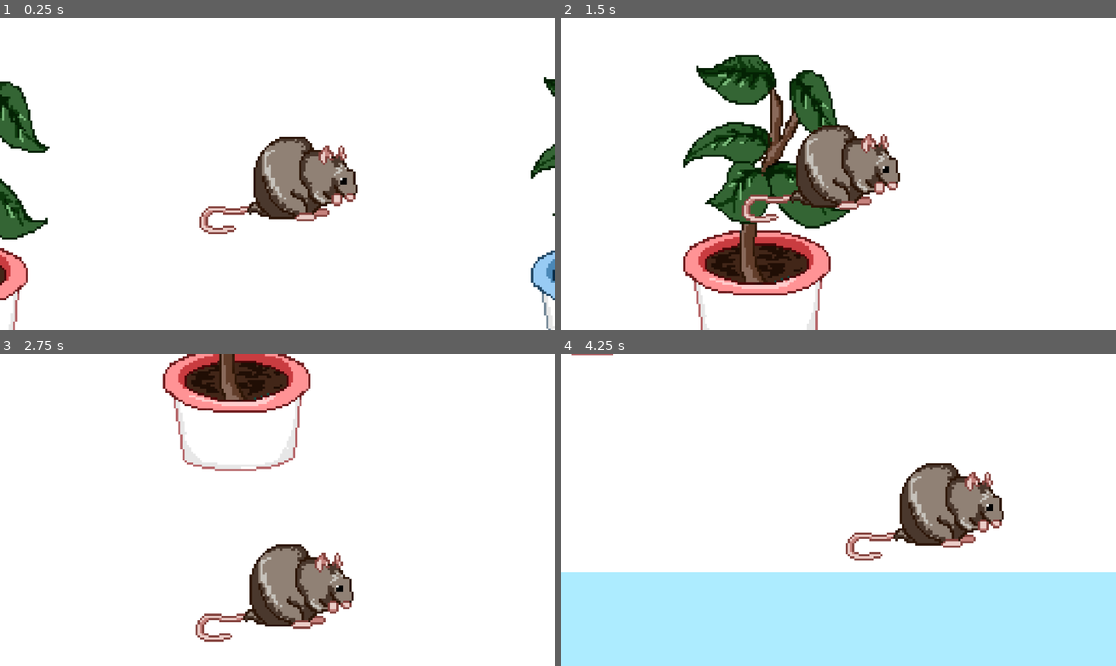
Above: before the commit, frames 1-4 (two rows, left to right).
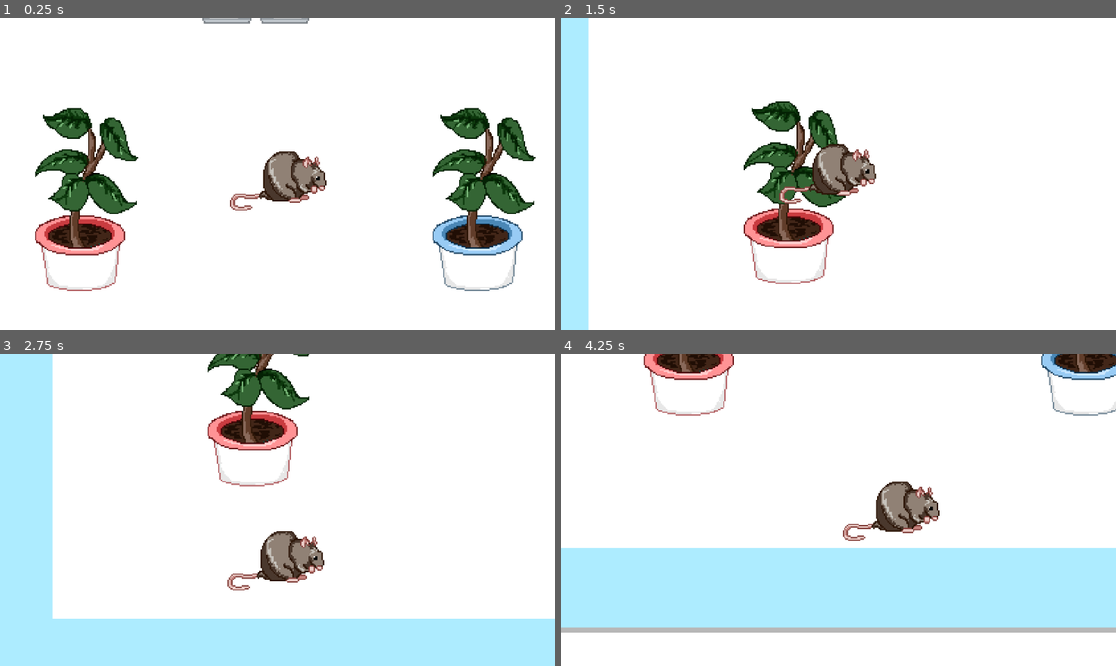
Above: after the commit, the same moments.

Repository: eeMalm/BrackeysGameJam
Game: Godot game, scene res://Scenes/Main.tscn
Same seed, same stepped clock (60 frames per second), same inputs: the game is played once before the commit and once after it.
Inputs:
- Up to frame 1 (0.25 s): no input
- Up to frame 2 (1.5 s): hold A (A) 0.53-1.28 s; tap D (D) at 0.8, 1.35 s
- Up to frame 3 (2.75 s): tap S (S) at 1.55 s; hold S (S) from 2.03 s (still down); tap A (A) at 2.3 s
- Up to frame 4 (4.25 s): release S (S) at 2.78 s; tap A (A) at 2.85 s; tap D (D) at 3.05 s; hold D (D) from 3.53 s (still down); tap S (S) at 3.8 s

The runs differ from the first frame. In frame 1, 18% of the frame differs, in the area x 0-100%, y 0-100%; in frame 2, 22%; in frame 3, 34%; in frame 4, 28%.

Commit message:
combat adjustments
-scene now switches to combat when human sees the rat
-code for broom attack

Diff:
--- a/nothingcangowrong/Scenes/Main.tscn
+++ b/nothingcangowrong/Scenes/Main.tscn
@@ -309,7 +309,7 @@
 position = Vector2(0, 17)
 
 [node name="Camera2D" type="Camera2D" parent="."]
-zoom = Vector2(4.5, 4.5)
+zoom = Vector2(2.75, 2.75)
 script = ExtResource("2_4cdu1")
 
 [node name="TileMap" type="TileMap" parent="."]
--- a/nothingcangowrong/Scenes/broom_attack.tscn
+++ b/nothingcangowrong/Scenes/broom_attack.tscn
@@ -1,18 +1,21 @@
 [gd_scene load_steps=4 format=3 uid="uid://cny1cv5n5xpl"]
 
 [ext_resource type="Script" path="res://Scripts/broom_attack.gd" id="1_nj1gw"]
-[ext_resource type="Texture2D" uid="uid://drwxeeesldrt" path="res://Assets/broomPlaceHolder.png" id="2_ephrv"]
+[ext_resource type="Texture2D" uid="uid://uxkdl06c1v8x" path="res://Assets/broom.png" id="2_6yt02"]
 
-[sub_resource type="CircleShape2D" id="CircleShape2D_dmgcl"]
+[sub_resource type="CapsuleShape2D" id="CapsuleShape2D_tr47b"]
+radius = 43.0
+height = 102.0
 
 [node name="Broom Attack" type="CharacterBody2D"]
 script = ExtResource("1_nj1gw")
 
 [node name="Sprite2D" type="Sprite2D" parent="."]
 texture_filter = 1
-texture = ExtResource("2_ephrv")
+position = Vector2(-2, -132)
+texture = ExtResource("2_6yt02")
 flip_h = true
 
 [node name="CollisionShape2D" type="CollisionShape2D" parent="."]
-position = Vector2(7, 7)
-shape = SubResource("CircleShape2D_dmgcl")
+position = Vector2(-2, -1)
+shape = SubResource("CapsuleShape2D_tr47b")
--- a/nothingcangowrong/Scenes/combat.gd
+++ b/nothingcangowrong/Scenes/combat.gd
@@ -5,8 +5,7 @@
 func _ready() -> void:
 	# accessing Health from rat.gd here, whenevr changing Health locally, please also update the variable in rat.gd
 	# I tried finding a smart solution, but gdscript doesnt have pointers so its best to just assign back and forth
-	Health = get_node("root/Main/Rat").Health
-
+	Health = get_node("Rat").Health
 
 # Called every frame. 'delta' is the elapsed time since the previous frame.
 func _process(delta: float) -> void:
--- a/nothingcangowrong/Scenes/combat.tscn
+++ b/nothingcangowrong/Scenes/combat.tscn
@@ -11,10 +11,14 @@
 
 [node name="Rat" parent="." instance=ExtResource("1_6c3sh")]
 position = Vector2(537, 314)
+collision_layer = 3
+collision_mask = 3
 
 [node name="Timer" type="Timer" parent="."]
 
 [node name="Broom Attack" parent="." instance=ExtResource("3_s0uu2")]
-position = Vector2(695, 395)
+position = Vector2(1101, 416)
+collision_layer = 2
+collision_mask = 2
 
 [connection signal="timeout" from="Timer" to="." method="_on_timer_timeout"]
--- a/nothingcangowrong/Scenes/stomp_attack.tscn
+++ b/nothingcangowrong/Scenes/stomp_attack.tscn
@@ -1,48 +1,16 @@
-[gd_scene load_steps=9 format=3 uid="uid://clu266ihwrvks"]
+[gd_scene load_steps=4 format=3 uid="uid://clu266ihwrvks"]
 
-[ext_resource type="Texture2D" uid="uid://cicfiucnqtgls" path="res://Assets/stompSpriteSheetPlaceholder.png" id="1_ffxip"]
+[ext_resource type="Texture2D" uid="uid://rv8vf2p1trqk" path="res://Assets/boot.png" id="1_yjv3q"]
 
-[sub_resource type="AtlasTexture" id="AtlasTexture_00cjy"]
-atlas = ExtResource("1_ffxip")
-region = Rect2(0, 0, 32, 32)
-
-[sub_resource type="AtlasTexture" id="AtlasTexture_oj7mp"]
-atlas = ExtResource("1_ffxip")
-region = Rect2(32, 0, 32, 32)
-
-[sub_resource type="AtlasTexture" id="AtlasTexture_hfbt6"]
-atlas = ExtResource("1_ffxip")
-region = Rect2(64, 0, 32, 32)
-
-[sub_resource type="AtlasTexture" id="AtlasTexture_fwd87"]
-atlas = ExtResource("1_ffxip")
-region = Rect2(96, 0, 32, 32)
-
-[sub_resource type="AtlasTexture" id="AtlasTexture_j4ax7"]
-atlas = ExtResource("1_ffxip")
-region = Rect2(128, 0, 32, 32)
-
-[sub_resource type="SpriteFrames" id="SpriteFrames_qt5fn"]
+[sub_resource type="SpriteFrames" id="SpriteFrames_qobw2"]
 animations = [{
 "frames": [{
 "duration": 1.0,
-"texture": SubResource("AtlasTexture_00cjy")
-}, {
-"duration": 1.0,
-"texture": SubResource("AtlasTexture_oj7mp")
-}, {
-"duration": 1.0,
-"texture": SubResource("AtlasTexture_hfbt6")
-}, {
-"duration": 1.0,
-"texture": SubResource("AtlasTexture_fwd87")
-}, {
-"duration": 1.0,
-"texture": SubResource("AtlasTexture_j4ax7")
+"texture": ExtResource("1_yjv3q")
 }],
 "loop": true,
 "name": &"default",
-"speed": 4.0
+"speed": 5.0
 }]
 
 [sub_resource type="CircleShape2D" id="CircleShape2D_nv2ad"]
@@ -53,9 +21,7 @@
 texture_filter = 1
 position = Vector2(-0.999992, -3)
 scale = Vector2(5.71875, 5)
-sprite_frames = SubResource("SpriteFrames_qt5fn")
-frame = 4
-frame_progress = 0.349684
+sprite_frames = SubResource("SpriteFrames_qobw2")
 
 [node name="Area2D" type="Area2D" parent="."]
 
--- a/nothingcangowrong/Scripts/broom_attack.gd
+++ b/nothingcangowrong/Scripts/broom_attack.gd
@@ -1,10 +1,14 @@
 extends CharacterBody2D
 
 
-const SPEED = -30.0
-const JUMP_VELOCITY = -400.0
-
+const SPEED = -300.0
+var forward: bool = true
 
 func _physics_process(delta: float) -> void:
-	velocity.x=SPEED
+	if position.x <0:
+		forward=false
+	if forward:
+		velocity.x=SPEED
+	else:
+		velocity.x=-SPEED
 	move_and_slide()
--- a/nothingcangowrong/Scripts/human.gd
+++ b/nothingcangowrong/Scripts/human.gd
@@ -1,5 +1,4 @@
 extends Node2D
-
 var prevPos : float = 0
 var deltaV : float
 # Called when the node enters the scene tree for the first time.
@@ -18,6 +17,7 @@
 
 func _on_sight_area_body_entered(body):
 	if body == get_node("/root/Main/Rat"):
-		#Combat()
+		get_tree().change_scene_to_file("res://Scenes/combat.tscn")#probably going to need to add a delay, but it works for now
+
 
 		print("The human saw a rat!!!")#<--remove later
Not shown, added: nothingcangowrong/Assets/rat spritesheet.png.import
